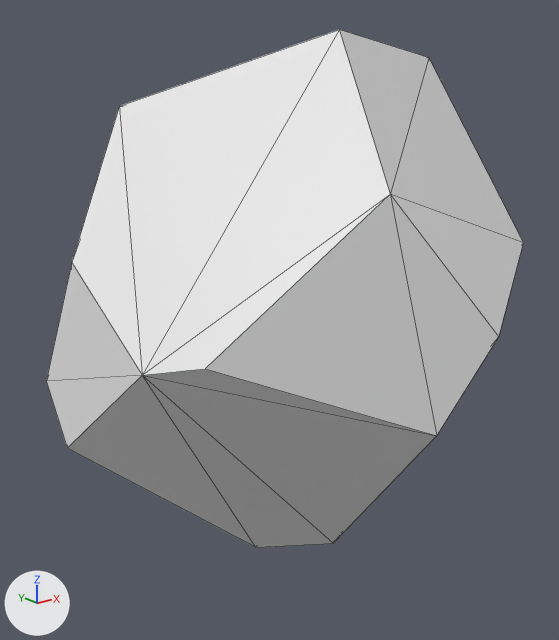
What one commit did to the OBJ model assets/pieces/daikon_train/daikon_0186.obj.
Camera for both pictures: a 50 mm camera at (-0.0298, -0.0358, 0.0129) aimed at (-0.0025, -0.0017, -0.0007). Lighting does not change. The marker at lower left points along +X, +Y and +Z. The picture after the commit comes second. Mesh edges are drawn as thin lines. Where no turn or scale is listed for an object, it has been applied to the vertices.

Names of what the first picture shows: 'daikon_0186'.
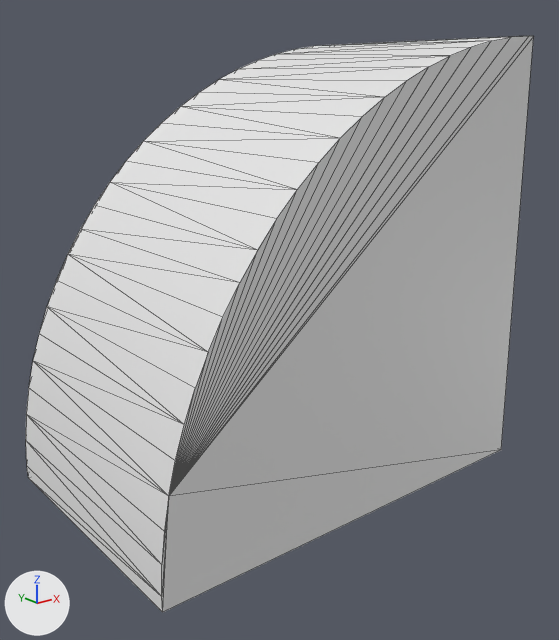
Edits to the bpy script that builds the scene:
```text
Change me_daikon_0186:
    used by ob_daikon_0186; location = (0.0, 0.0, 0.0)
    remove me_daikon_0186.from_pydata(...)  # 20 vertices, 36 faces; spans x -0.0144..0.0116, y -0.0145..0.0091, z -0.0183..0.0153
    add me_daikon_0186.from_pydata(...)  # 54 vertices, 104 faces; spans x -0.0148..0.0113, y -0.0083..0.0083, z -0.0111..0.0152
    me_daikon_0186 part 1: the whole mesh is rebuilt
```

Changed parts and their boxes [x1, y1, x2, y2] in the pictures (559 x 640 px):
'daikon_0186', reshaped (6% wider, 11% taller)
    before: [46, 30, 523, 548]
    after: [26, 36, 533, 612]
